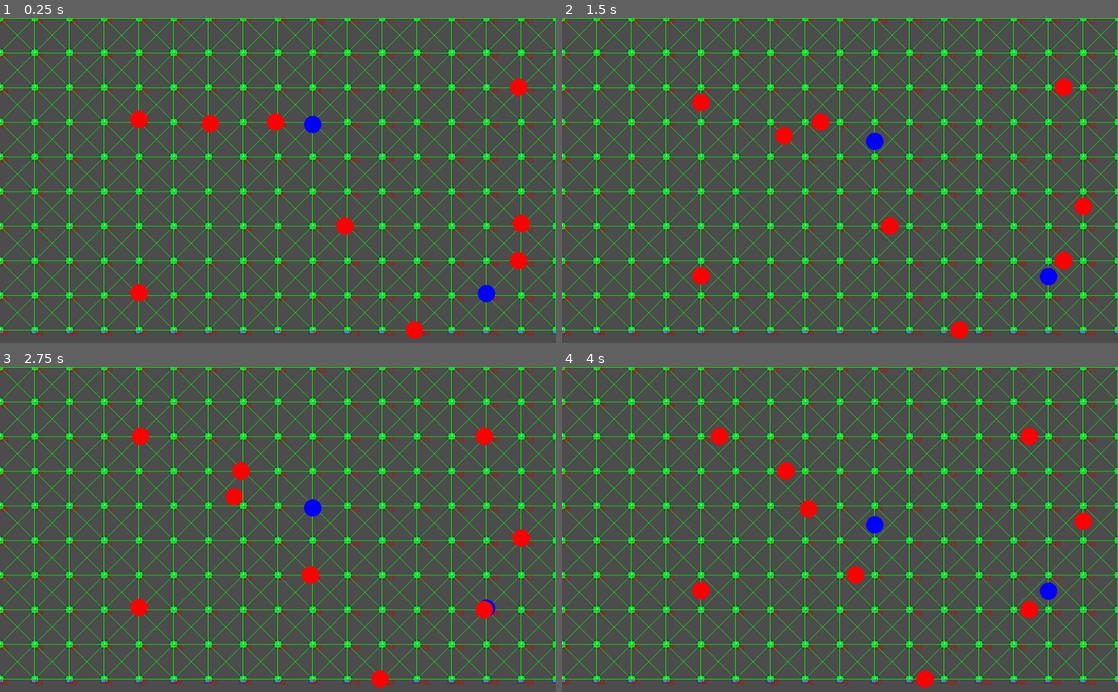
Above: before the commit, frames 1-4 (two rows, left to right).
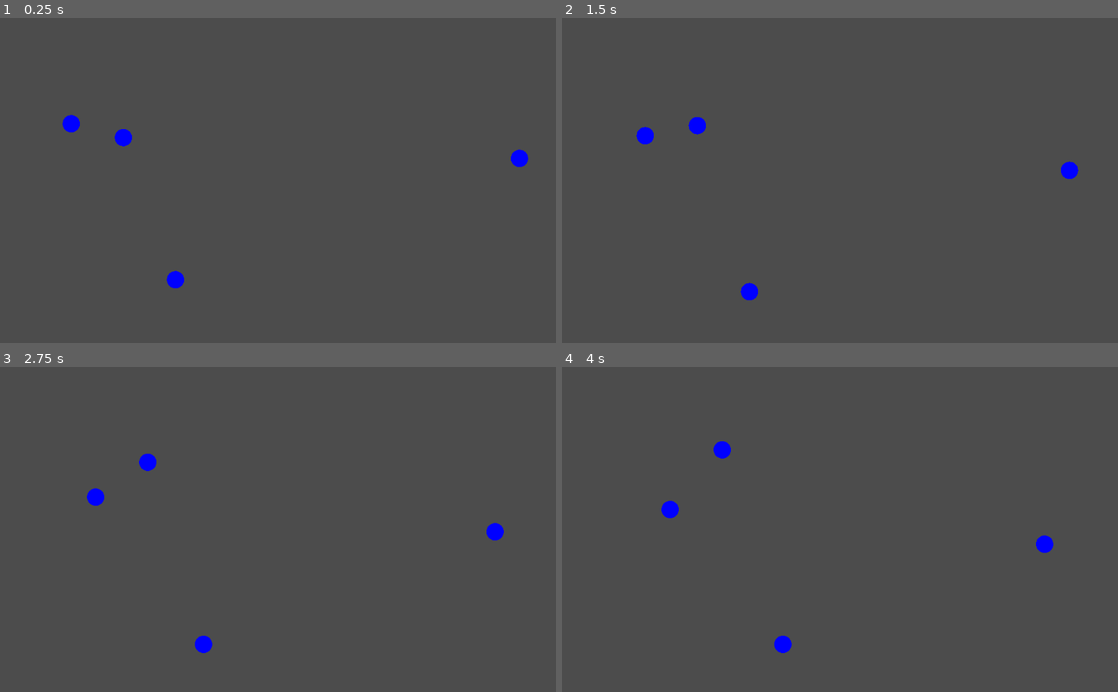
Above: after the commit, the same moments.

Repository: Nabiz/ZombieGameAI
Game: Godot game, scene res://Main.tscn
Same seed, same stepped clock (60 frames per second), same inputs: the game is played once before the commit and once after it. The engine's default icon, where the game draws it, is replaced by a stand-in: a white triangle on a blue panel in a dark square.
Inputs:
- Up to frame 1 (0.25 s): no input
- Up to frame 2 (1.5 s): no input
- Up to frame 3 (2.75 s): no input
- Up to frame 4 (4 s): no input

The runs differ from the first frame. In frame 1, 17% of the frame differs, in the area x 0-100%, y 0-99%; in frame 2, 17%; in frame 3, 17%; in frame 4, 17%.

Commit message:
add heuristic

Diff:
--- a/BotShooter/Bot.gd
+++ b/BotShooter/Bot.gd
@@ -43,7 +43,7 @@
 func search_for_new_path(target):
 	var astar_result = astar.search(vertex, target)
 	var v = astar_result[target]
-	path = []
+	path = [target]
 	while v != null:
 		path.push_front(v)
 		v = astar_result[v]
--- a/BotShooter/Graph/Astar.gd
+++ b/BotShooter/Graph/Astar.gd
@@ -10,17 +10,21 @@
 	graph = Utils.graph
 	var distance = {}
 	var previous = {}
+	var heuristic = {}
 	var queue = [id_source]
 	for v in graph.vertices:
-		distance[v.id] = 9999
+		distance[v.id] = 999999
 		previous[v.id] = null
+		heuristic[v.id] = graph.get_vertex(id_target).position.distance_squared_to(graph.get_vertex(v.id).position)
 		if v.id != id_source:
 			queue.append(v.id)
 	distance[id_source] = 0
 
+	if id_source == id_target:
+		return previous
 
 	while not queue.empty():
-		var u_id = get_id_of_smallest_dist_in_queue(queue, distance)
+		var u_id = get_id_of_smallest_dist_in_queue(queue, distance, heuristic)
 		queue.erase(u_id)
 		for v_id in graph.get_vertex(u_id).get_neighbors():
 			var alt = distance[u_id] + graph.get_edge(u_id, v_id).cost
@@ -31,11 +35,11 @@
 			break
 	return previous
 
-func get_id_of_smallest_dist_in_queue(queue, distance):
-	var min_dist = 9999
+func get_id_of_smallest_dist_in_queue(queue, distance, heuristic):
+	var min_dist = 999999
 	var min_id = null
 	for id in queue:
-		var dist = distance[id]
+		var dist = distance[id] + heuristic[id]
 		if dist < min_dist:
 			min_dist = dist
 			min_id = id
--- a/BotShooter/Graph/Graph.tscn
+++ b/BotShooter/Graph/Graph.tscn
@@ -4,6 +4,7 @@
 [ext_resource path="res://Graph/Graph.gd" type="Script" id=2]
 
 [node name="Graph" type="Node2D"]
+visible = false
 script = ExtResource( 2 )
 
 [node name="Vertex" parent="." instance=ExtResource( 1 )]
--- a/BotShooter/Graph/Vertex.gd
+++ b/BotShooter/Graph/Vertex.gd
@@ -13,7 +13,7 @@
 	for i in range(-1, 2):
 		for j in range(-1, 2):
 			if not (i == 0 and j == 0):
-				var neighbor = create_neighbor(position+Vector2(i*64,j*64))
+				var neighbor = create_neighbor(position+Vector2(i*32,j*32))
 				if neighbor:
 					neighbors.append(neighbor)
 					graph.add_edge(id, neighbor.id)
--- a/BotShooter/Graph/Vertex.tscn
+++ b/BotShooter/Graph/Vertex.tscn
@@ -4,7 +4,7 @@
 [ext_resource path="res://Graph/Vertex.gd" type="Script" id=2]
 
 [sub_resource type="CircleShape2D" id=1]
-radius = 15.0
+radius = 16.0
 
 [node name="Vertex" type="Area2D"]
 script = ExtResource( 2 )
--- a/BotShooter/Main.tscn
+++ b/BotShooter/Main.tscn
@@ -46,7 +46,7 @@
 
 [node name="CollisionPolygon2D" type="CollisionPolygon2D" parent="StaticBody2D"]
 position = Vector2( 8, -24 )
-polygon = PoolVector2Array( 128, 472, 128, 440, 448, 440, 448, 208, 496, 208, 496, 368, 856, 384, 872, 496, 784, 416, 584, 416, 528, 496, 208, 496 )
+polygon = PoolVector2Array( 128, 472, 128, 440, 448, 440, 448, 208, 496, 208, 496, 368, 856, 384, 864, 472, 824, 472, 784, 416, 584, 416, 528, 496, 208, 496 )
 
 [node name="CollisionPolygon2D2" type="CollisionPolygon2D" parent="StaticBody2D"]
 position = Vector2( 16, -16 )
@@ -57,31 +57,5 @@
 [node name="Bot2" parent="." instance=ExtResource( 3 )]
 
 [node name="Bot3" parent="." instance=ExtResource( 3 )]
-team = 1
 
 [node name="Bot4" parent="." instance=ExtResource( 3 )]
-team = 1
-
-[node name="Bot5" parent="." instance=ExtResource( 3 )]
-team = 1
-
-[node name="Bot6" parent="." instance=ExtResource( 3 )]
-team = 1
-
-[node name="Bot7" parent="." instance=ExtResource( 3 )]
-team = 1
-
-[node name="Bot8" parent="." instance=ExtResource( 3 )]
-team = 1
-
-[node name="Bot9" parent="." instance=ExtResource( 3 )]
-team = 1
-
-[node name="Bot10" parent="." instance=ExtResource( 3 )]
-team = 1
-
-[node name="Bot11" parent="." instance=ExtResource( 3 )]
-team = 1
-
-[node name="Bot12" parent="." instance=ExtResource( 3 )]
-team = 1
